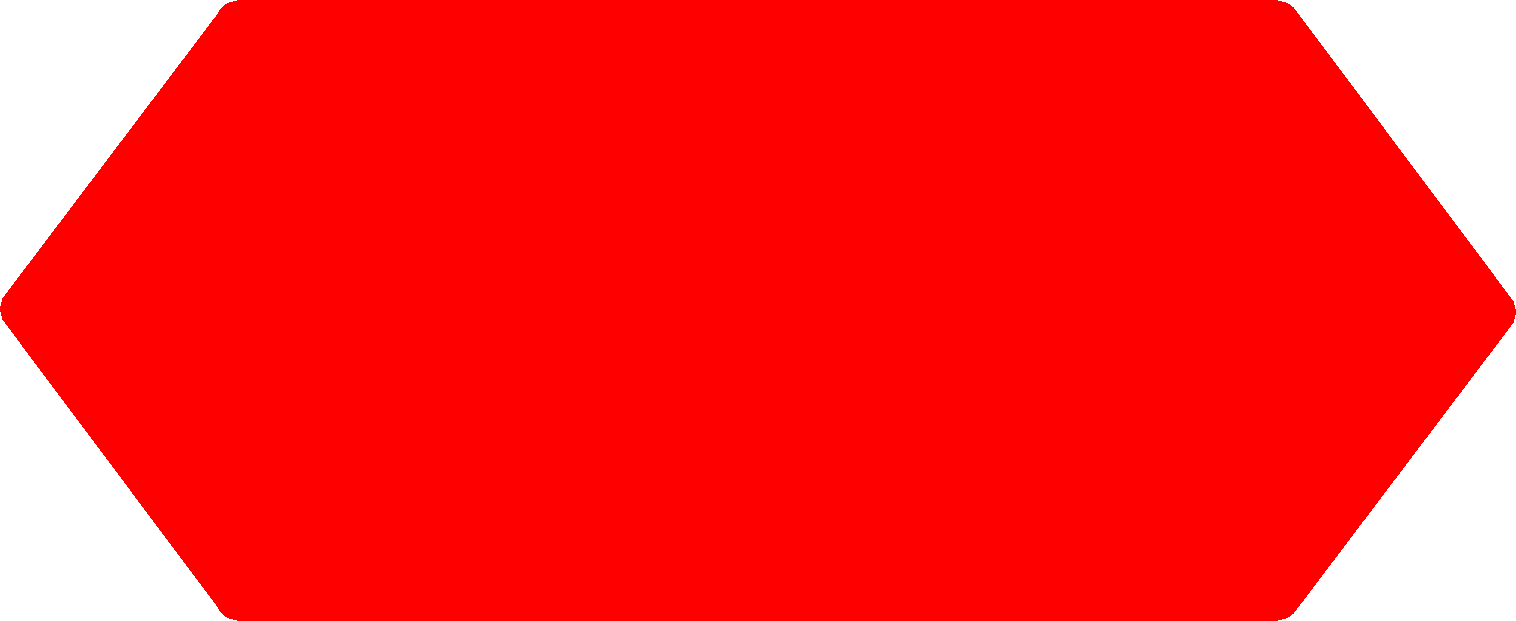
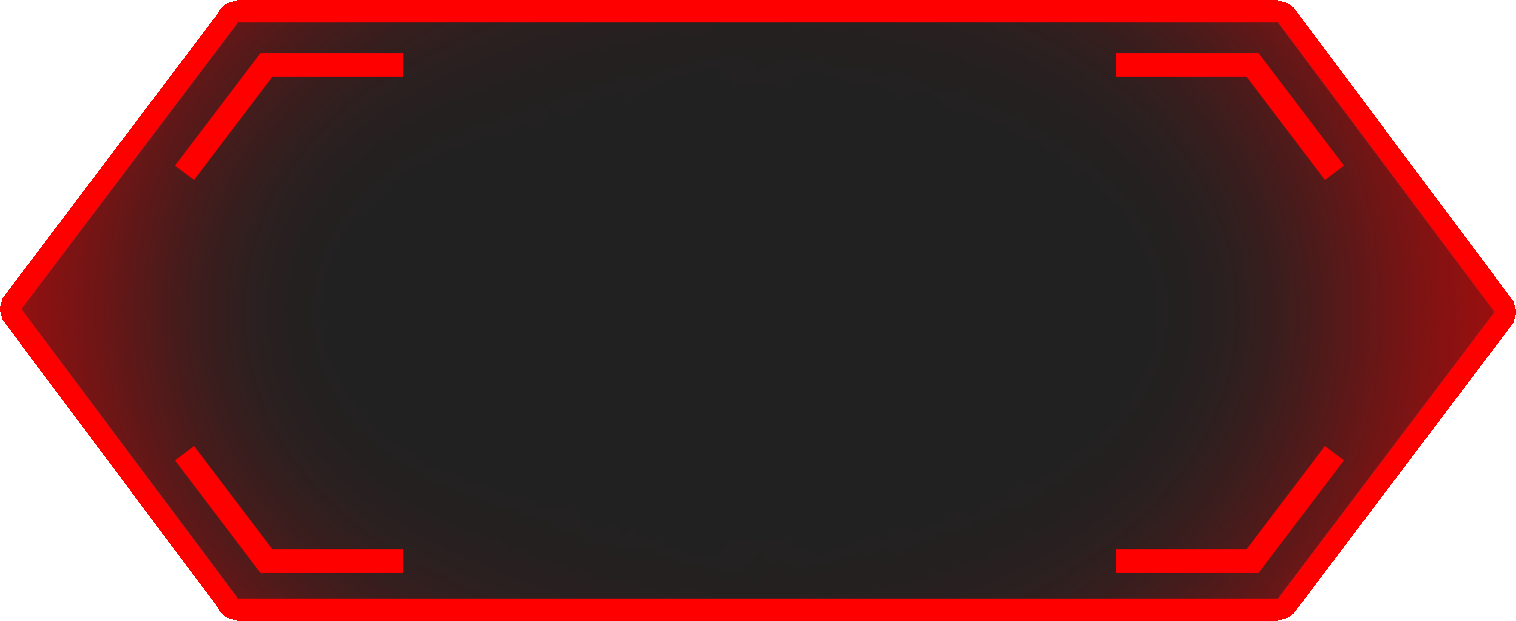
Two versions of the same layered image (1516×621). Layer-by-layer changes:
added layer "Rectangle 2 copy 3" above "Rectangle 2 copy 4" over [175, 446, 403, 573]
added layer "Rectangle 2 copy 4" above "Rectangle 2 copy 2" over [1116, 53, 1344, 180]
added layer "Rectangle 2 copy 2" above "Rectangle 2 copy" over [1116, 446, 1344, 573]
added layer "Rectangle 2 copy" above "Layer 1" over [175, 53, 403, 180]
added layer "Layer 1" (74%) above "Rectangle 1" over [21, 22, 1495, 599]
